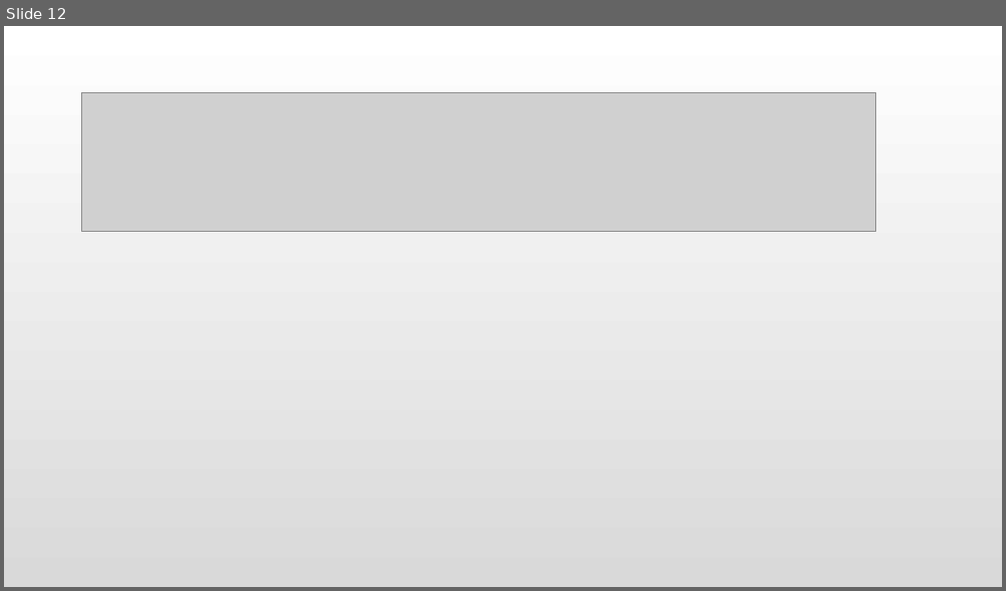
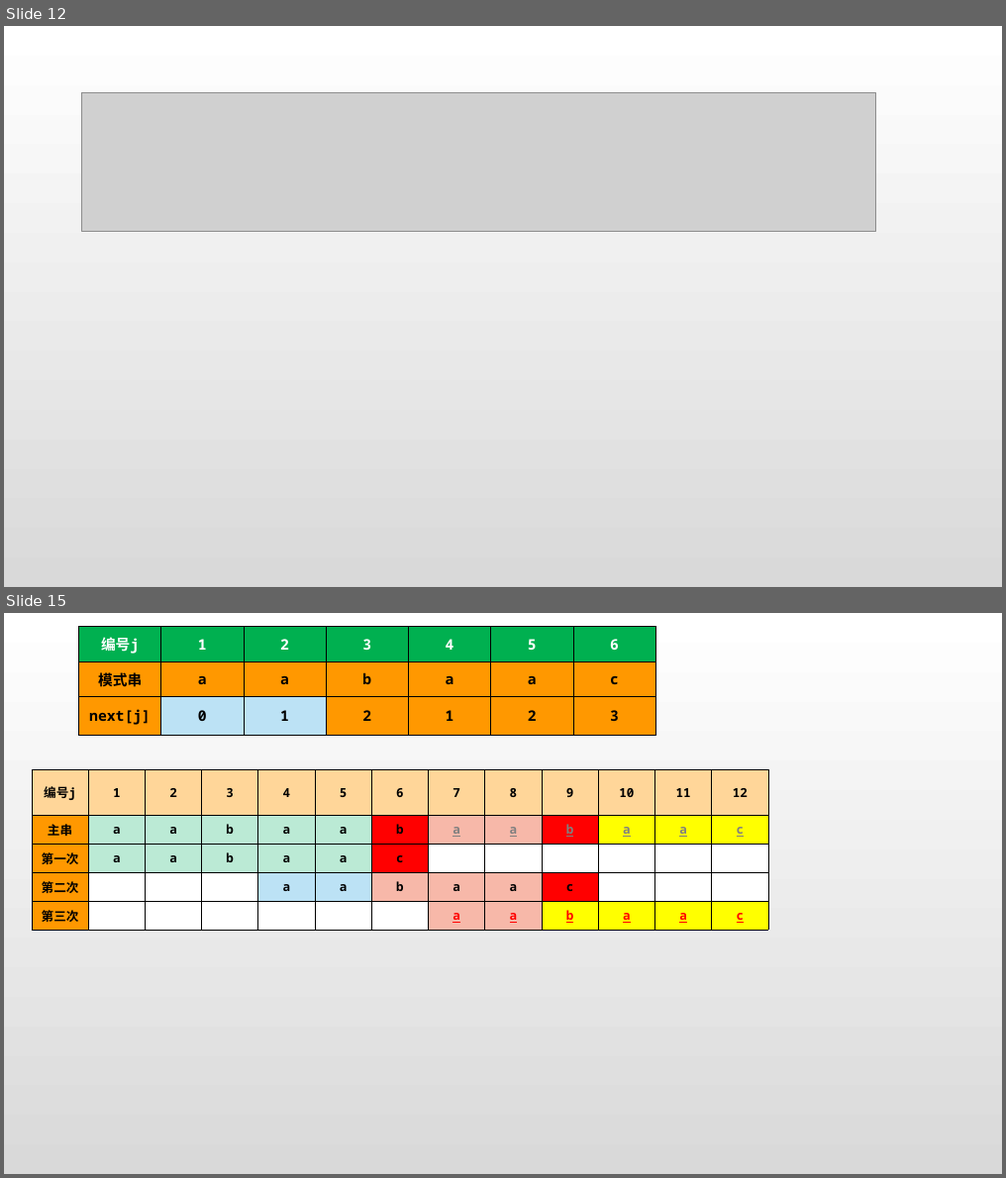
Before and after one commit to jk2020214154/Data_Structure_Code, a slide deck: 第四章 串/4.2 串的模式匹配/KMP图示.pptx. Shown one above the other, each under a label of ours: slide 12 before the commit, slides 12 and 15 after it; the slides between them are not shown. The pictures are 1006x591 and 1006x1178 pixels, drawn with LibreOffice and Linux fonts; fonts in the diff are those of the drawing; grey boxes stand for pictures. Boxes give left, top, right and bottom in pixels: in the first picture for what was removed or moved away, otherwise in the second. Text is boxed around its words. In the diff, an @@ line names an element or a change of style, - is before the commit and + after.

```diff
--- a/第四章 串/4.2 串的模式匹配/KMP图示.pptx
+++ b/第四章 串/4.2 串的模式匹配/KMP图示.pptx
@@ slide 15 added at <box>4,613,1002,1174</box>, background gradient #FFFFFF to #D9D9D9 @@
@@ table added at <box>79,627,655,777</box>, 3 rows, 7 columns @@
+编号j | 1 | 2 | 3 | 4 | 5 | 6
+模式串 | a | a | b | a | a | c
+next[j] | 0 | 1 | 2 | 1 | 2 | 3
@@ table added at <box>32,769,771,930</box>, 5 rows, 13 columns @@
+编号j | 1 | 2 | 3 | 4 | 5 | 6 | 7 | 8 | 9 | 10 | 11 | 12
+主串 | a | a | b | a | a | b | a | a | b | a | a | c
+第一次 | a | a | b | a | a | c |  |  |  |  |  | 
+第二次 |  |  |  | a | a | b | a | a | c |  |  | 
+第三次 |  |  |  |  |  |  | a | a | b | a | a | c
```
Also in this commit, not shown: 2 other slides added, 1 other file.
